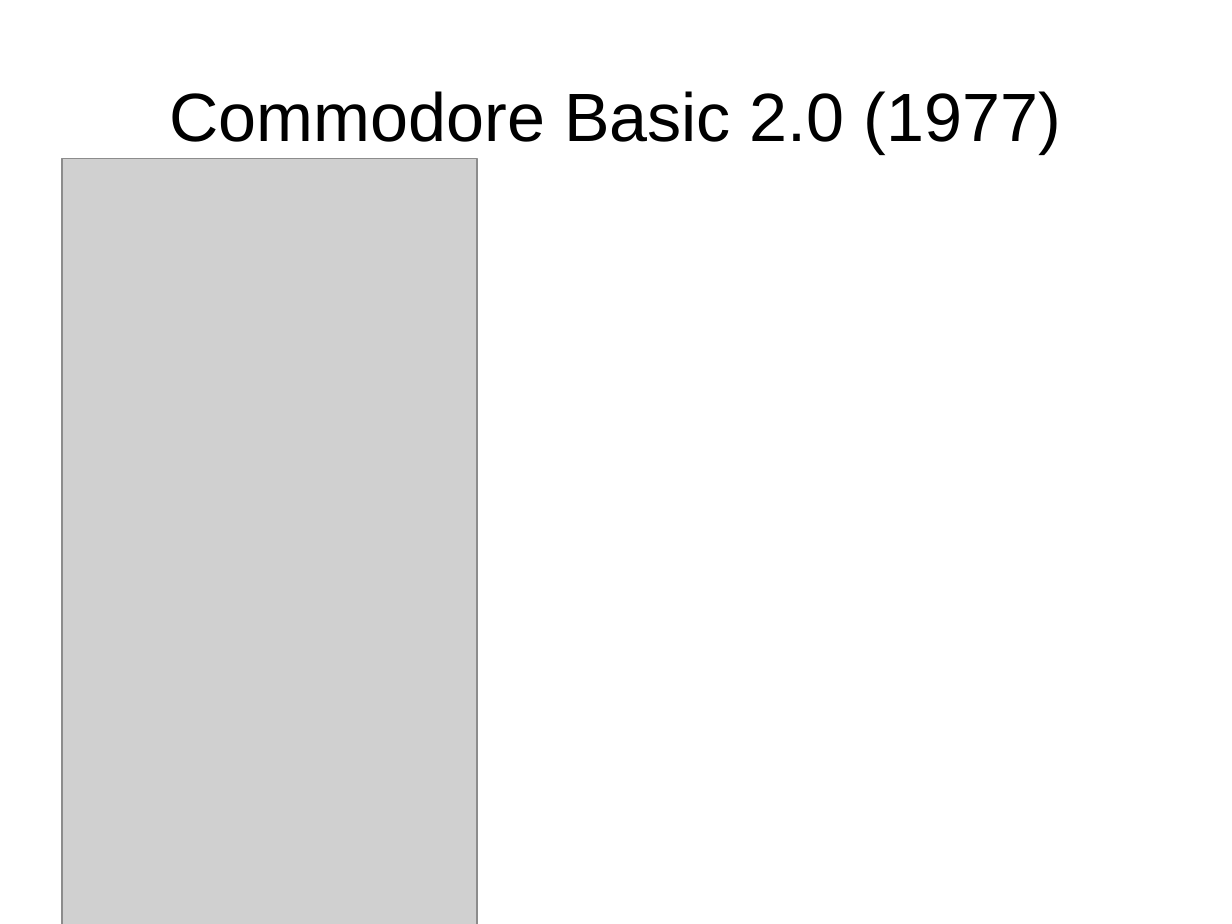
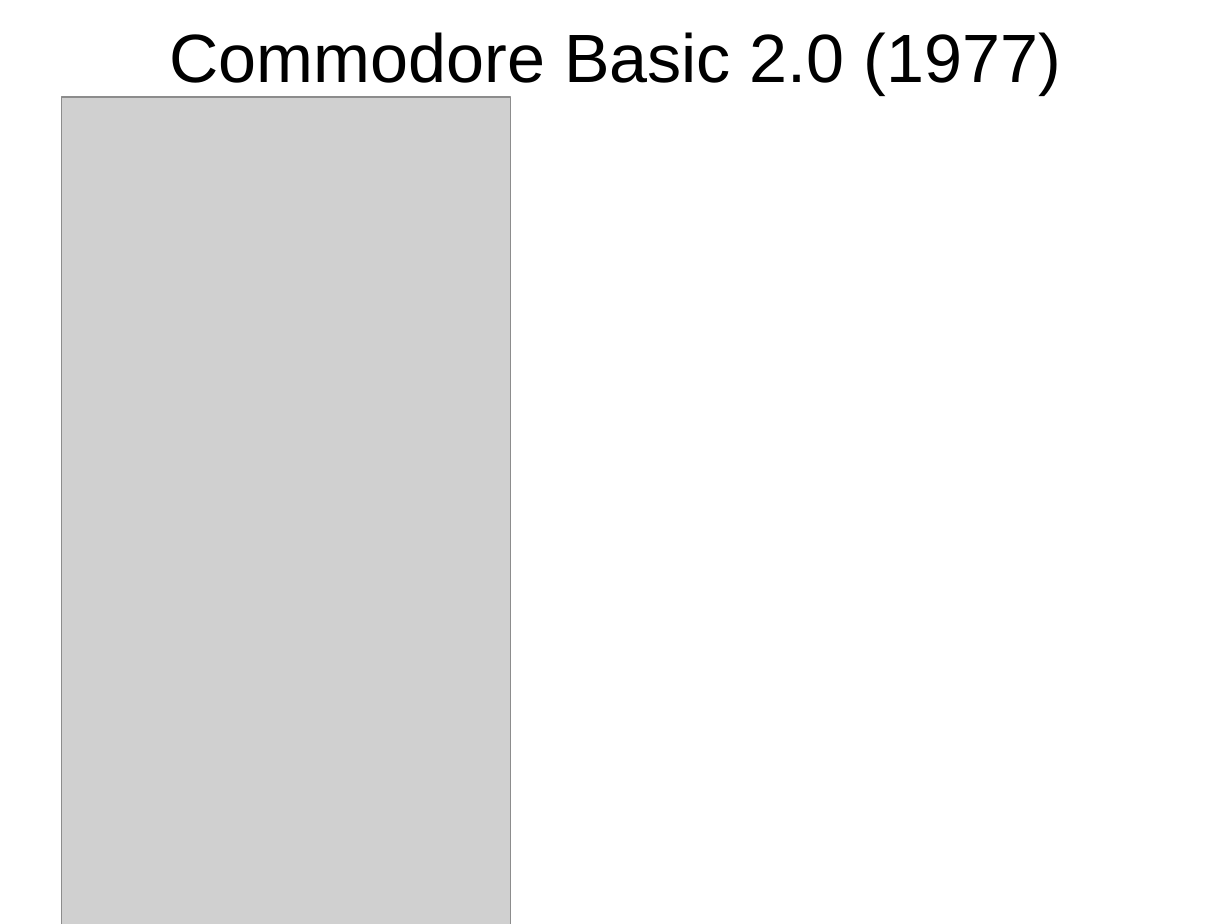
Before and after one commit to fvasco/jug-2017-07, a slide deck: slide 3 of presentazione.odp. Drawn at 1232x924 pixels with LibreOffice and Linux fonts; fonts in the diff are those of the drawing; grey boxes stand for pictures. Boxes give left, top, right and bottom in pixels: in the first picture for what was removed or moved away, otherwise in the second. Text is boxed around its words. In the diff, an @@ line names an element or a change of style, - is before the commit and + after.

```diff
--- a/presentazione.odp
+++ b/presentazione.odp
@@ title "Commodore Basic 2.0 (1977)": place and size @@
-title "Commodore Basic 2.0 (1977)" at box(170, 91, 1061, 153)
+title "Commodore Basic 2.0 (1977)" at box(170, 32, 1061, 94)
@@ picture: place and size @@
-picture at box(61, 159, 476, 924)
+picture at box(61, 97, 510, 924)
```
Also in this commit, not shown: 8 other slides changed, 1 other file.
